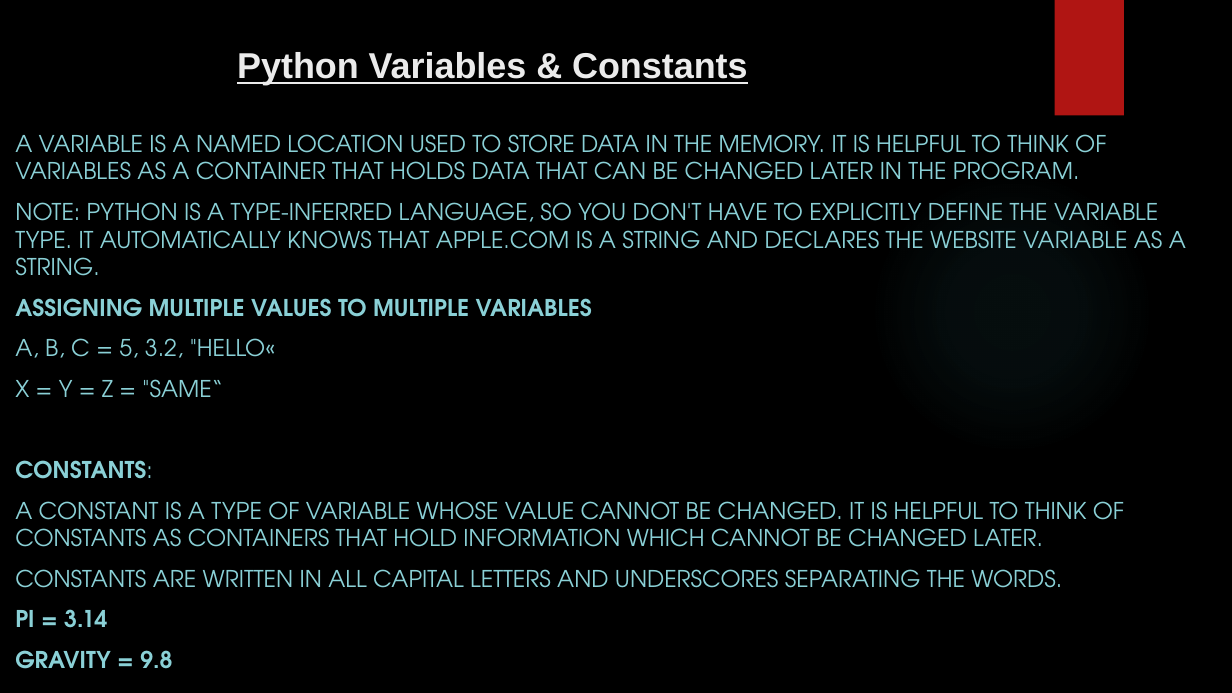
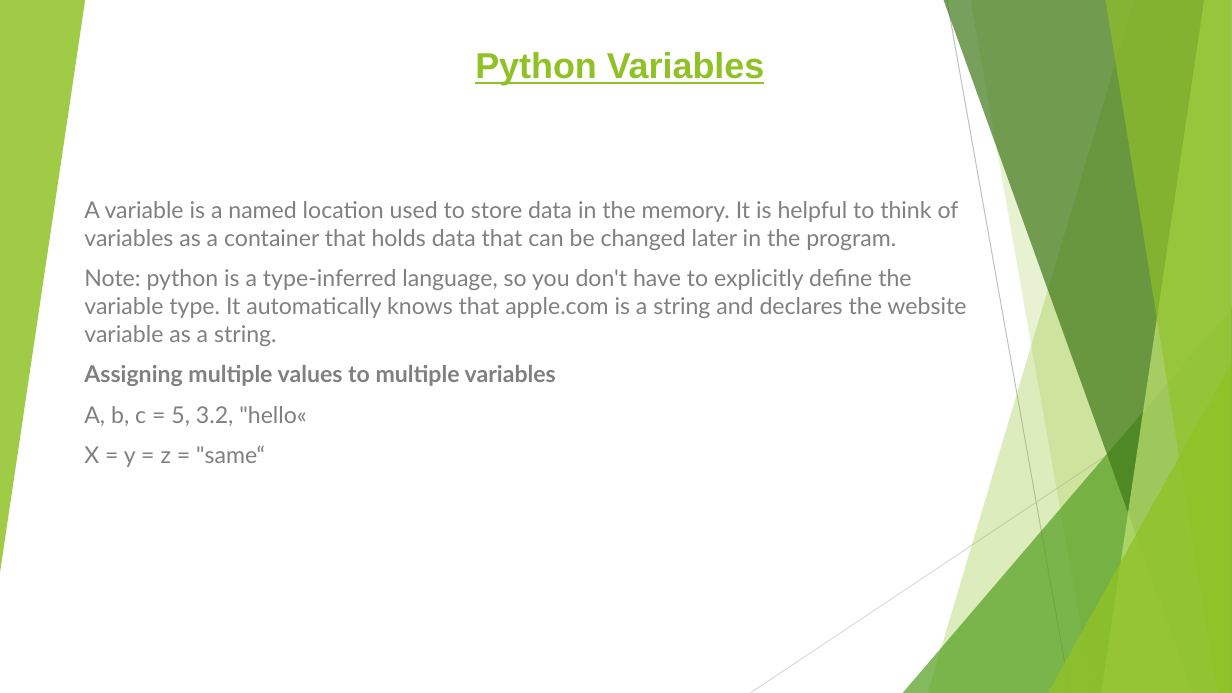
Before and after one commit to tauovir/Materials, a slide deck: slide 3 of Python Session/Python_9_may.pptx. Drawn at 1232x693 pixels with LibreOffice and Linux fonts; fonts in the diff are those of the drawing; background and template pictures are left out. Boxes give left, top, right and bottom in pixels: in the first picture for what was removed or moved away, otherwise in the second. Text is boxed around its words. In the diff, an @@ line names an element or a change of style, - is before the commit and + after.

Commit message:
string and list

```diff
--- a/Python Session/Python_9_may.pptx
+++ b/Python Session/Python_9_may.pptx
@@ background picture (left out) to #FFFFFF @@
@@ group added at <box>0,0,1232,693</box>: 5 freeform shapes, 3 triangles, 2 lines @@
@@ rectangle removed at <box>1055,0,1124,116</box> @@
@@ title at <box>475,52,765,85</box>: text changed; text colour #EBEBEB to #90C226 @@
-Python Variables & Constants
+Python Variables
@@ ellipse removed at <box>870,169,1154,454</box> @@
@@ subtitle at <box>84,201,966,467</box>: text changed; font TeX Gyre Adventor to Lato; text colour #8AD0D6 to #808080 @@
-A VARIABLE IS A NAMED LOCATION USED TO STORE DATA IN THE MEMORY. IT IS HELPFUL TO THINK OF VARIABLES AS A CONTAINER THAT HOLDS DATA THAT CAN BE CHANGED LATER IN THE PROGRAM.
-NOTE: PYTHON IS A TYPE-INFERRED LANGUAGE, SO YOU DON'T HAVE TO EXPLICITLY DEFINE THE VARIABLE TYPE. IT AUTOMATICALLY KNOWS THAT APPLE.COM IS A STRING AND DECLARES THE WEBSITE VARIABLE AS A STRING.
-ASSIGNING MULTIPLE VALUES TO MULTIPLE VARIABLES
-A, B, C = 5, 3.2, "HELLO«
-X = Y = Z = "SAME“
-CONSTANTS:
-A CONSTANT IS A TYPE OF VARIABLE WHOSE VALUE CANNOT BE CHANGED. IT IS HELPFUL TO THINK OF CONSTANTS AS CONTAINERS THAT HOLD INFORMATION WHICH CANNOT BE CHANGED LATER.
-CONSTANTS ARE WRITTEN IN ALL CAPITAL LETTERS AND UNDERSCORES SEPARATING THE WORDS.
-PI = 3.14
-GRAVITY = 9.8
+A variable is a named location used to store data in the memory. It is helpful to think of variables as a container that holds data that can be changed later in the program.
+Note: python is a type-inferred language, so you don't have to explicitly define the variable type. It automatically knows that apple.com is a string and declares the website variable as a string.
+Assigning multiple values to multiple variables
+A, b, c = 5, 3.2, "hello«
+X = y = z = "same“
```
Also in this commit, not shown: 7 other slides changed, 3 slides added, 10 other files.
